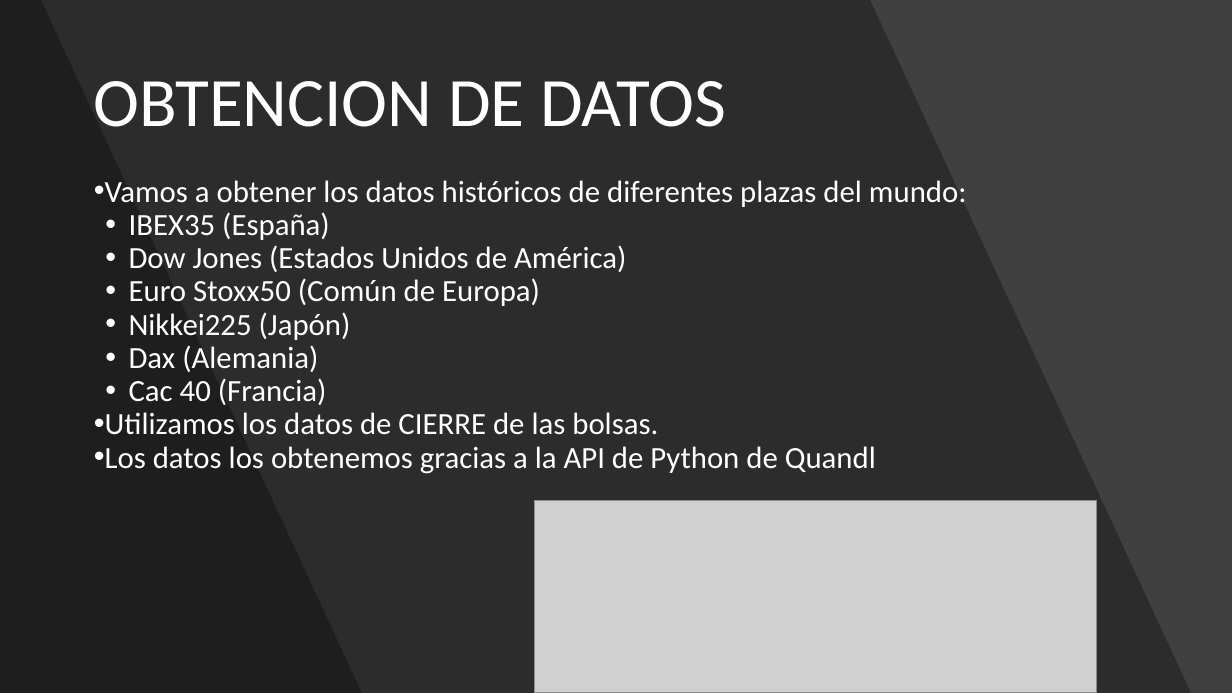
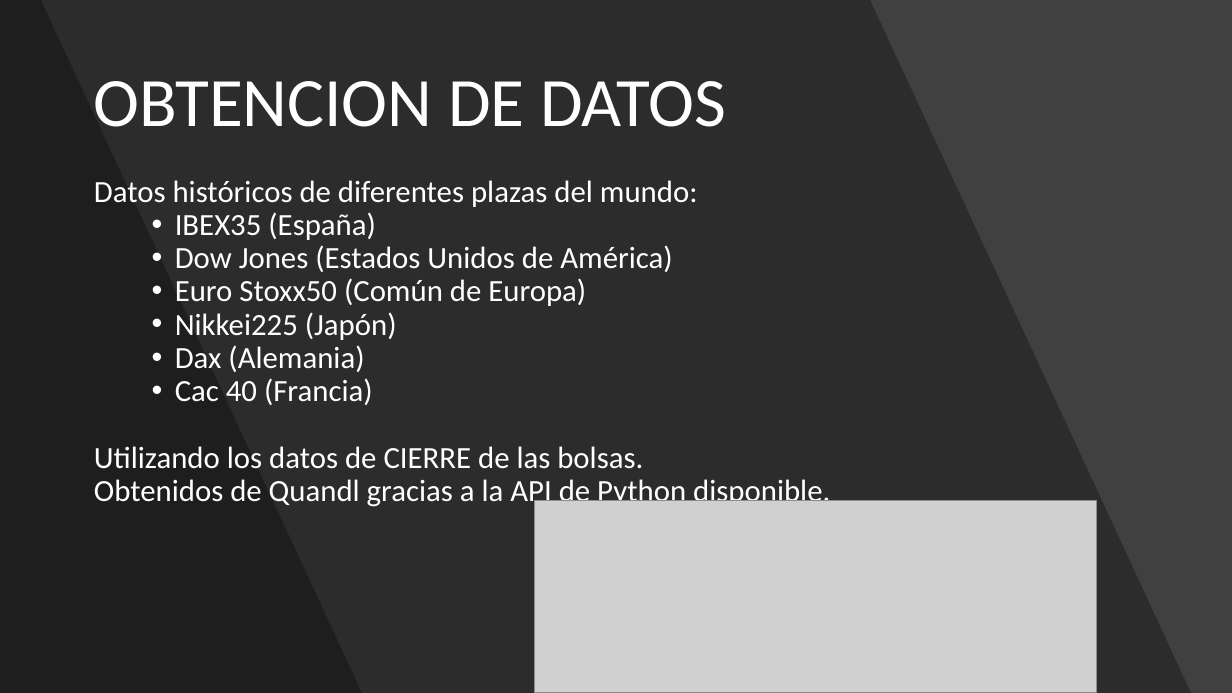
Before and after one commit to adrigrillo/IBEXPredictor, a slide deck: slide 5 of docs/PresentacionFinal.pptx. Drawn at 1232x693 pixels with LibreOffice and Linux fonts; fonts in the diff are those of the drawing; grey boxes stand for pictures. Boxes give left, top, right and bottom in pixels: in the first picture for what was removed or moved away, otherwise in the second. Text is boxed around its words. In the diff, an @@ line names an element or a change of style, - is before the commit and + after.

Commit message:
mas

```diff
--- a/docs/PresentacionFinal.pptx
+++ b/docs/PresentacionFinal.pptx
@@ text at [94, 180, 698, 207]: text changed @@
-• Vamos a obtener los datos históricos de diferentes plazas del mundo:
+Datos históricos de diferentes plazas del mundo:
@@ text at [175, 212, 672, 405]: list level 1 to 2 in "IBEX35 (España)"; list level 1 to 2 in "Dow Jones (Estados Unidos de ..."; list level 1 to 2 in "Euro Stoxx50 (Común de Europa)"; list level 1 to 2 in "Nikkei225 (Japón)"; list level 1 to 2 in "Dax (Alemania)"; list level 1 to 2 in "Cac 40 (Francia)" @@
@@ text at [94, 446, 830, 509]: text changed @@
-• Utilizamos los datos de CIERRE de las bolsas.
-• Los datos los obtenemos gracias a la API de Python de Quandl
+Utilizando los datos de CIERRE de las bolsas.
+Obtenidos de Quandl gracias a la API de Python disponible.
```
